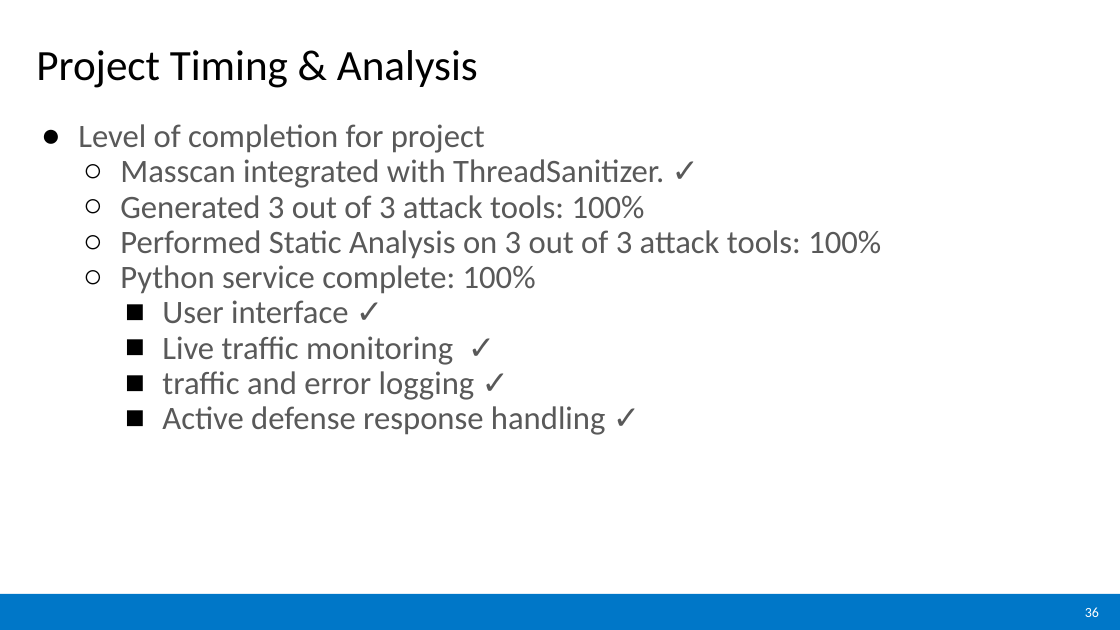
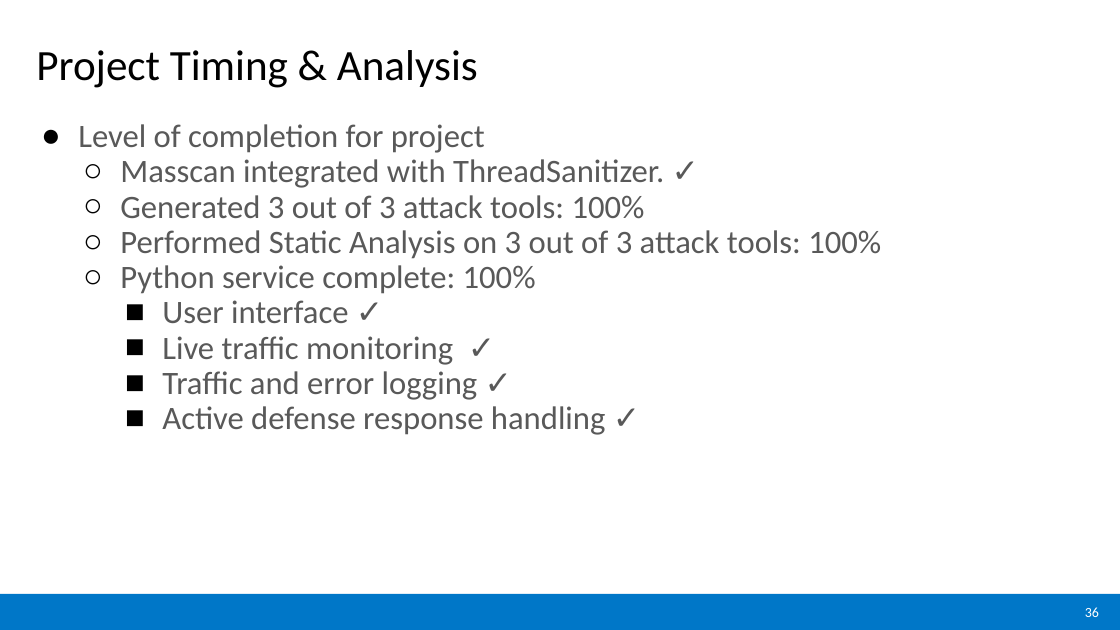
Before and after one commit to NCSickels/chadv1.0, a slide deck: slide 36 of deliverables/design_review/S25_Final_Design_Review/G12_Final_Design_Review_Presentation.pptx. Drawn at 1120x630 pixels with LibreOffice and Linux fonts; fonts in the diff are those of the drawing. Boxes give left, top, right and bottom in pixels: in the first picture for what was removed or moved away, otherwise in the second. Text is boxed around its words. In the diff, an @@ line names an element or a change of style, - is before the commit and + after.

Commit message:
chore: typos and formatting

```diff
--- a/deliverables/design_review/S25_Final_Design_Review/G12_Final_Design_Review_Presentation.pptx
+++ b/deliverables/design_review/S25_Final_Design_Review/G12_Final_Design_Review_Presentation.pptx
@@ text at bbox=[162, 371, 478, 400]: text changed @@
-    ■ traffic and error logging ✓
+    ■ Traffic and error logging ✓
```
Also in this commit, not shown: 5 other slides changed.
